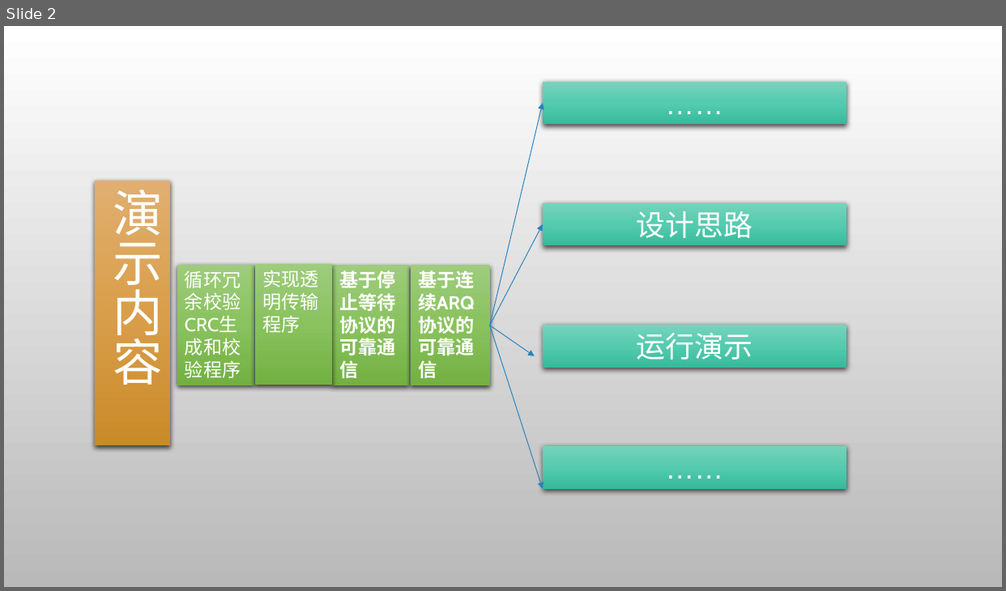
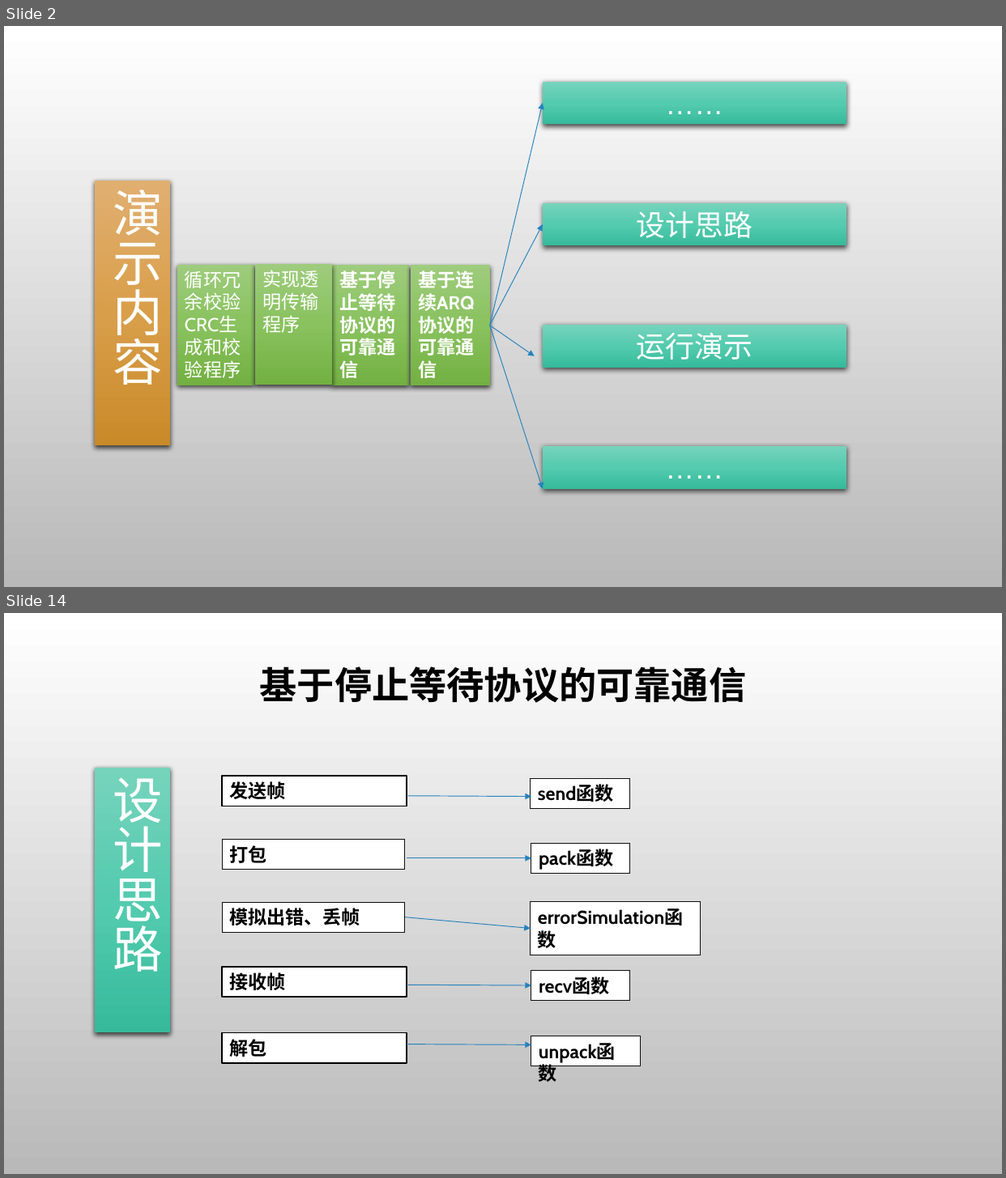
Before and after one commit to gcrth/computer_network, a slide deck: chapter3/ppt/ppt-chapter3.pptx. Shown one above the other, each under a label of ours: slide 2 before the commit, slides 2 and 14 after it; the slides between them are not shown. The pictures are 1006x591 and 1006x1178 pixels, drawn with LibreOffice and Linux fonts; fonts in the diff are those of the drawing; background and template pictures are left out. Boxes give left, top, right and bottom in pixels: in the first picture for what was removed or moved away, otherwise in the second. Text is boxed around its words. In the diff, an @@ line names an element or a change of style, - is before the commit and + after.

```diff
--- a/chapter3/ppt/ppt-chapter3.pptx
+++ b/chapter3/ppt/ppt-chapter3.pptx
@@ slide 14 added at (4, 613, 1002, 1174), background picture (left out) @@
@@ text added at (260, 666, 747, 703), 36 pt, text #000000, bold @@
+基于停止等待协议的可靠通信
@@ rectangle added at (95, 767, 170, 1033), fill gradient #77D4BC to #54CBAF to #36BA9C, 48 pt, text #FFFFFF @@
+设计思路
@@ rectangle added at (222, 776, 407, 806), fill #FFFFFF, outline #000000 1.25 pt, 18 pt, text #000000, bold @@
+发送帧
@@ rectangle added at (530, 778, 629, 808), fill #FFFFFF, outline #0D0D0D 0.75 pt, 18 pt, text #000000, bold @@
+send函数
@@ arrow added from (407, 796) to (531, 796), #2683BF 0.75 pt @@
@@ rectangle added at (222, 840, 404, 870), fill #FFFFFF, outline #0D0D0D 0.75 pt, 18 pt, text #000000, bold @@
+打包
@@ rectangle added at (531, 844, 629, 874), fill #FFFFFF, outline #0D0D0D 0.75 pt, 18 pt, text #000000, bold @@
+pack函数
@@ arrow added from (407, 858) to (531, 858), #2683BF 0.75 pt @@
@@ rectangle added at (222, 902, 404, 932), fill #FFFFFF, outline #0D0D0D 0.75 pt, 18 pt, text #000000, bold @@
+模拟出错、丢帧
@@ rectangle added at (530, 902, 701, 955), fill #FFFFFF, outline #0D0D0D 0.75 pt, 18 pt, text #000000, bold @@
+errorSimulation函数
@@ arrow added from (405, 918) to (530, 929), #2683BF 0.75 pt @@
@@ rectangle added at (222, 967, 407, 997), fill #FFFFFF, outline #000000 1.25 pt, 18 pt, text #000000, bold @@
+接收帧
@@ rectangle added at (531, 971, 629, 1001), fill #FFFFFF, outline #0D0D0D 0.75 pt, 18 pt, text #000000, bold @@
+recv函数
@@ arrow added from (407, 985) to (531, 986), #2683BF 0.75 pt @@
@@ rectangle added at (222, 1033, 407, 1063), fill #FFFFFF, outline #000000 1.25 pt, 18 pt, text #000000, bold @@
+解包
@@ arrow added from (407, 1044) to (531, 1045), #2683BF 0.75 pt @@
@@ rectangle added at (531, 1036, 641, 1066), fill #FFFFFF, outline #0D0D0D 0.75 pt, 18 pt, text #000000, bold @@
+unpack函数
```
Also in this commit, not shown: 2 slides changed, 27 other slides added, 2 slides removed.
